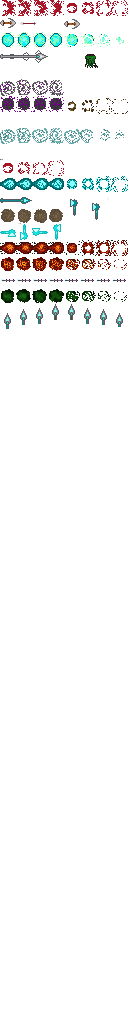
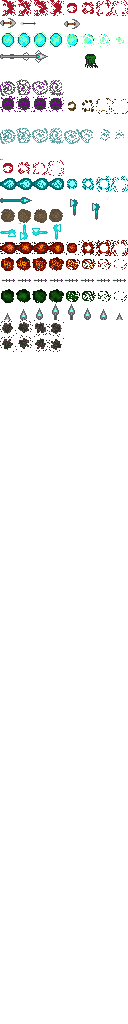
The second 128 × 1024 image is a revision of the first. Changes to its layers:
painted on "Background" over [0, 320, 123, 352]
